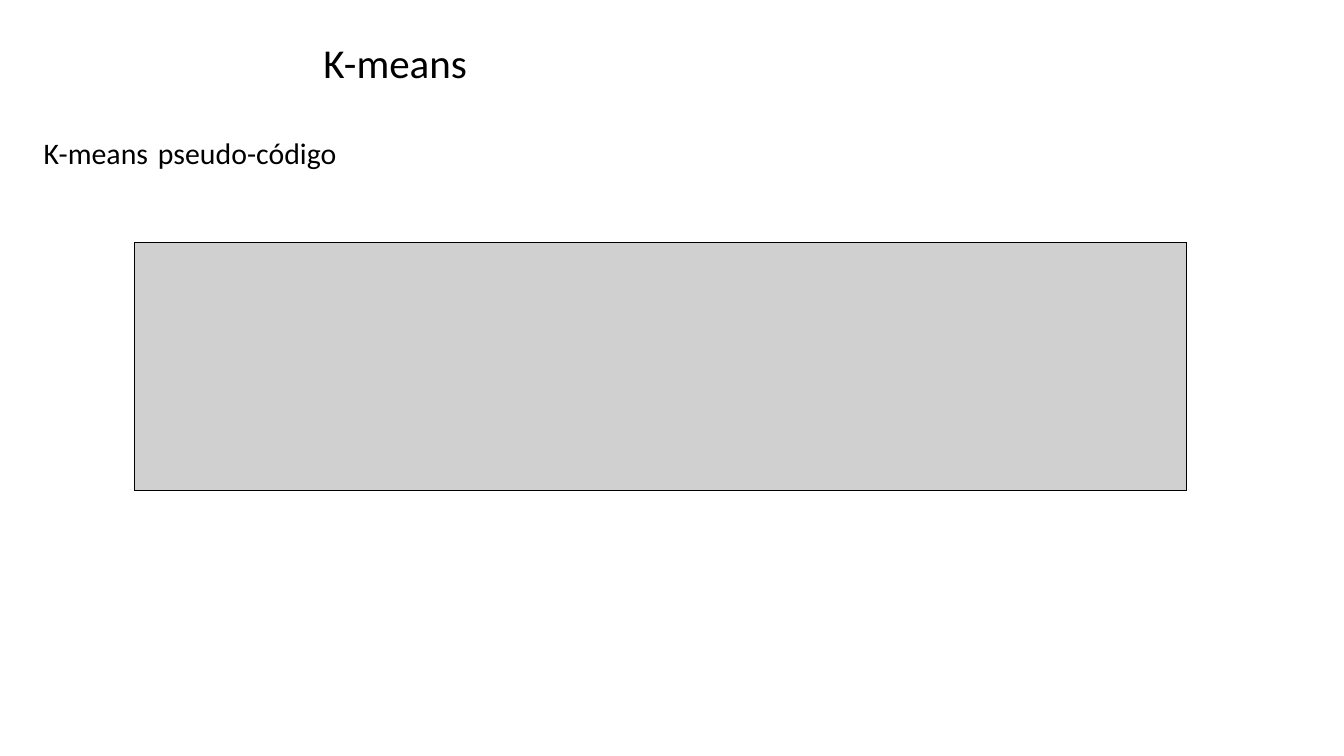
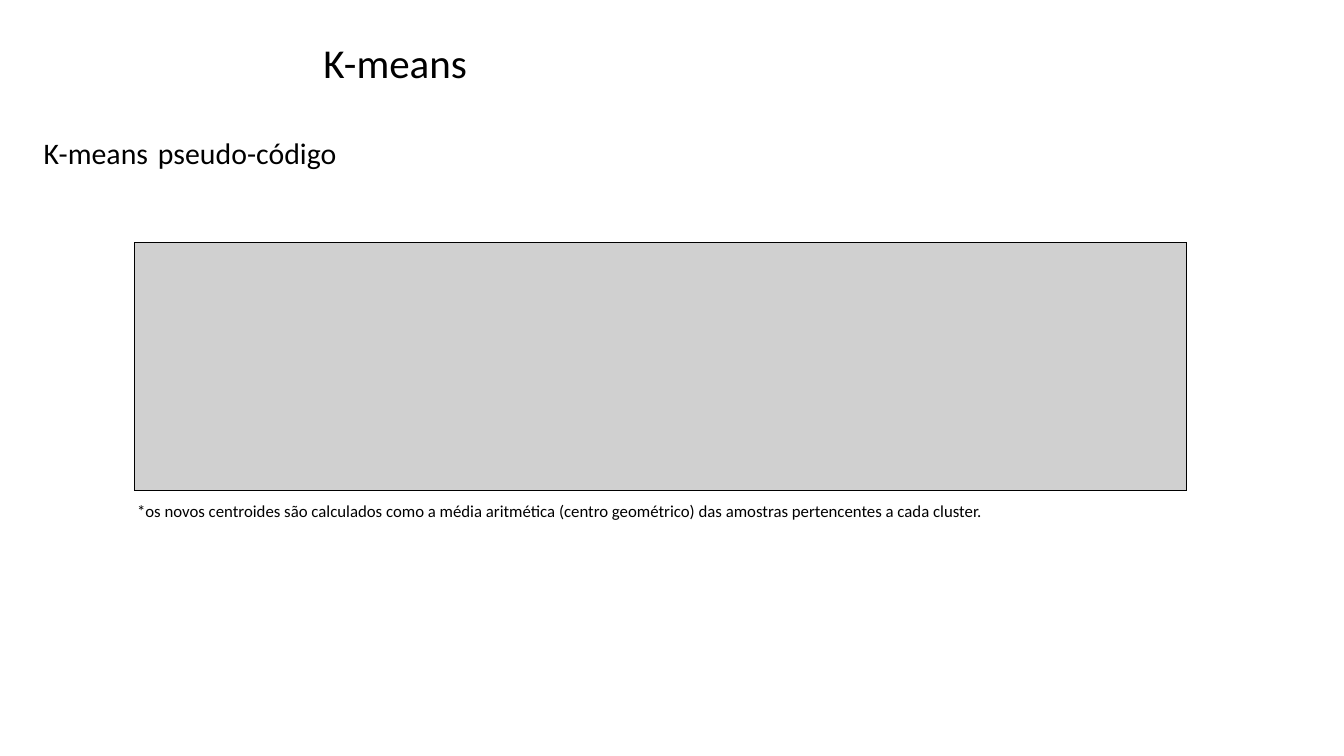
Before and after one commit to zz4fap/tp557-iot-ml, a slide deck: slide 6 of slides/TP557_16_detecção_de_anomalias.pptx. Drawn at 1344x756 pixels with LibreOffice and Linux fonts; fonts in the diff are those of the drawing; grey boxes stand for pictures; background and template pictures are left out. Boxes give left, top, right and bottom in pixels: in the first picture for what was removed or moved away, otherwise in the second. Text is boxed around its words. In the diff, an @@ line names an element or a change of style, - is before the commit and + after.

```diff
--- a/slides/TP557_16_detecção_de_anomalias.pptx
+++ b/slides/TP557_16_detecção_de_anomalias.pptx
@@ text added at box(137, 505, 981, 520), 12 pt, text #000000 @@
+*os novos centroides são calculados como a média aritmética (centro geométrico) das amostras pertencentes a cada cluster.
```
Also in this commit, not shown: 9 other slides changed, 1 other file.
